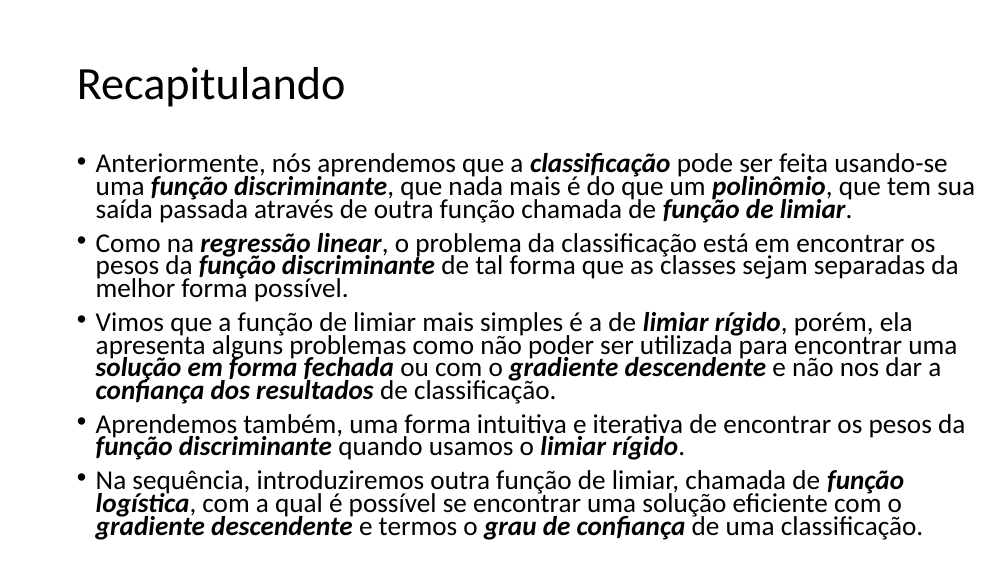
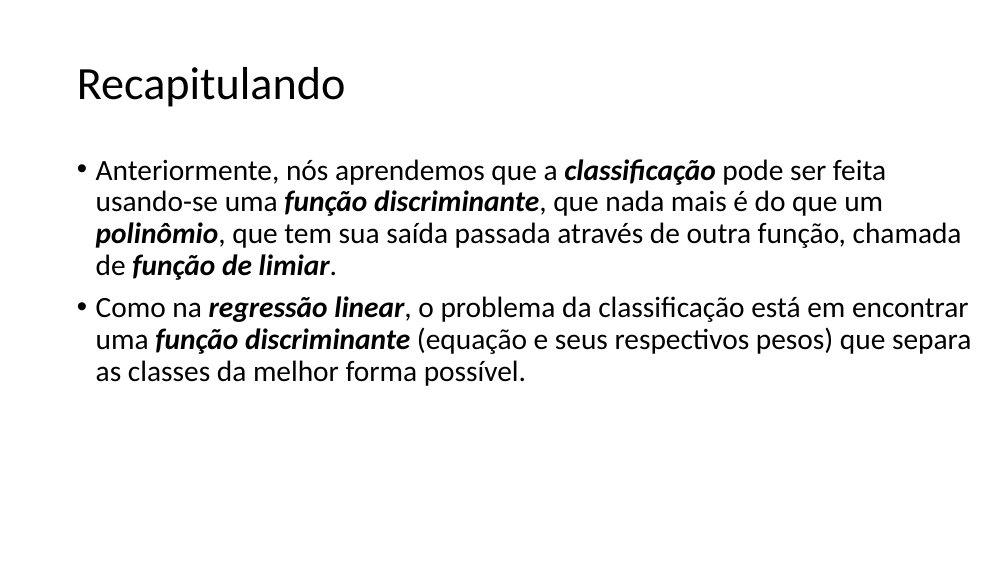
Before and after one commit to zz4fap/t320_aprendizado_de_maquina, a slide deck: slide 2 of slides/T320_Classificação (Parte III).pptx. Drawn at 1008x567 pixels with LibreOffice and Linux fonts; fonts in the diff are those of the drawing. Boxes give left, top, right and bottom in pixels: in the first picture for what was removed or moved away, otherwise in the second. Text is boxed around its words. In the diff, an @@ line names an element or a change of style, - is before the commit and + after.

Commit message:
update of slides

```diff
--- a/slides/T320_Classificação (Parte III).pptx
+++ b/slides/T320_Classificação (Parte III).pptx
@@ text at [96, 159, 971, 386]: text changed; size 25.9 to 28 pt @@
-• Anteriormente, nós aprendemos que a classificação pode ser feita usando-se uma função discriminante, que nada mais é do que um polinômio, que tem sua saída passada através de outra função chamada de função de limiar.
-• Como na regressão linear, o problema da classificação está em encontrar os pesos da função discriminante de tal forma que as classes sejam separadas da melhor forma possível.
-• Vimos que a função de limiar mais simples é a de limiar rígido, porém, ela apresenta alguns problemas como não poder ser utilizada para encontrar uma solução em forma fechada ou com o gradiente descendente e não nos dar a confiança dos resultados de classificação.
-• Aprendemos também, uma forma intuitiva e iterativa de encontrar os pesos da função discriminante quando usamos o limiar rígido.
-• Na sequência, introduziremos outra função de limiar, chamada de função logística, com a qual é possível se encontrar uma solução eficiente com o gradiente descendente e termos o grau de confiança de uma classificação.
+• Anteriormente, nós aprendemos que a classificação pode ser feita usando-se uma função discriminante, que nada mais é do que um polinômio, que tem sua saída passada através de outra função, chamada de função de limiar.
+• Como na regressão linear, o problema da classificação está em encontrar uma função discriminante (equação e seus respectivos pesos) que separa as classes da melhor forma possível.
```
Also in this commit, not shown: 2 other slides changed, 8 slides added, 8 other files.
